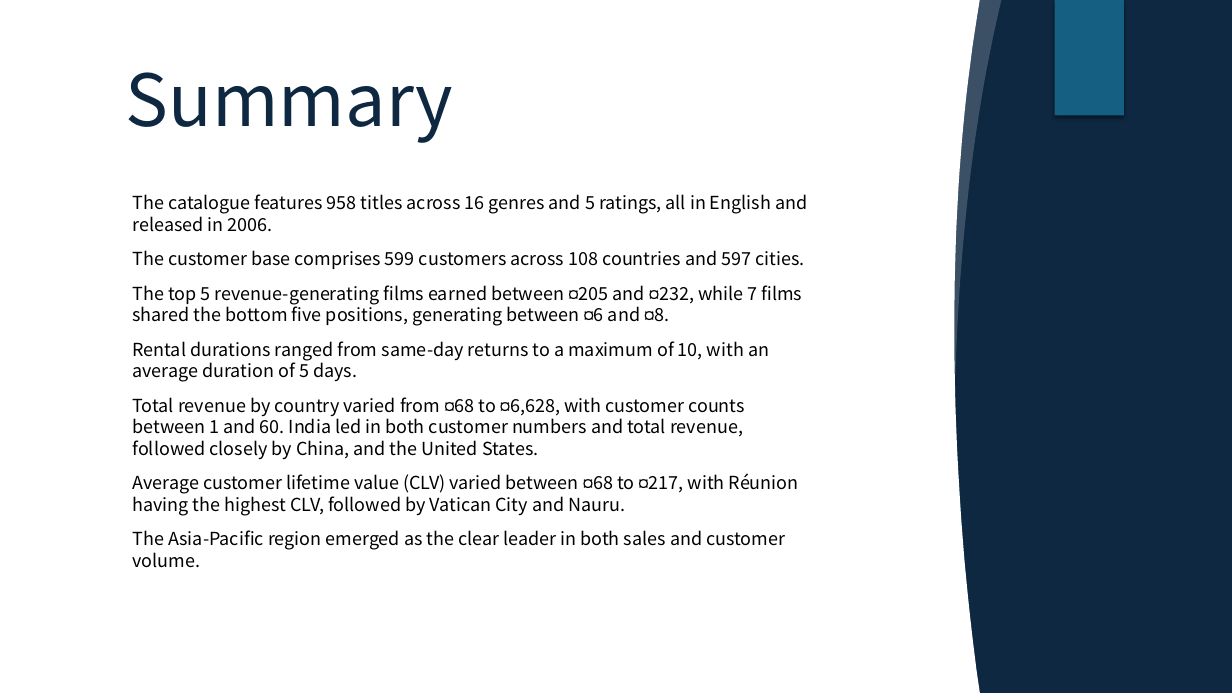
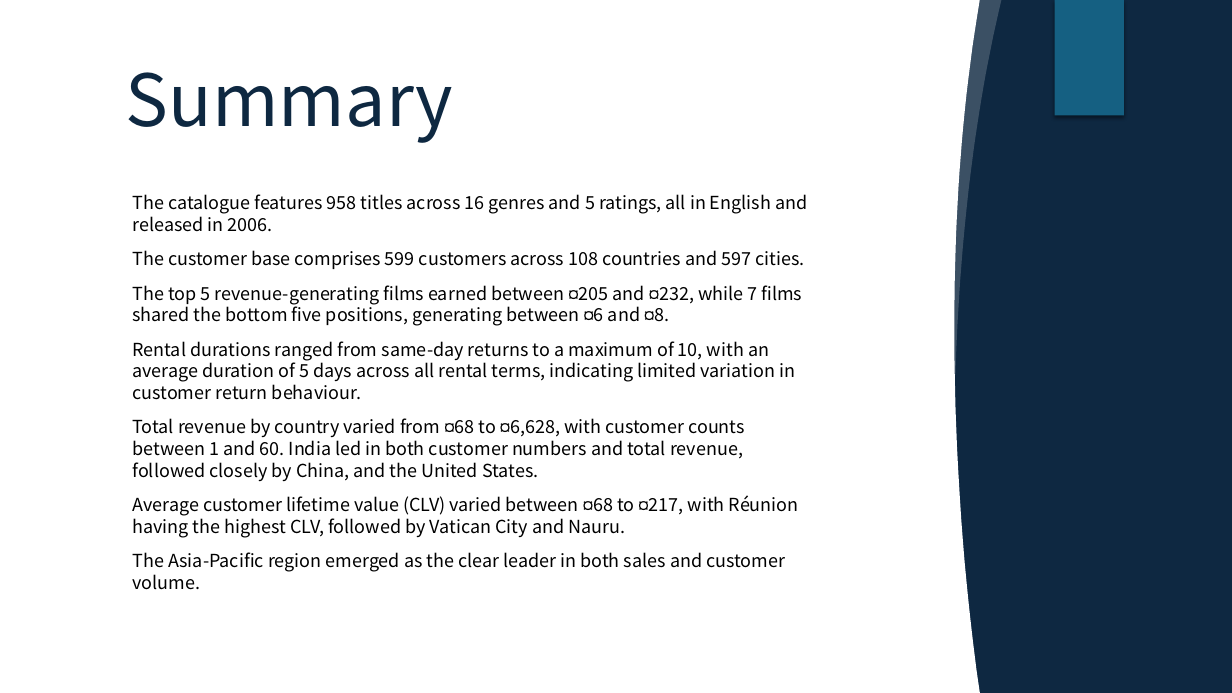
Before and after one commit to davidgriesel/03_streaming_service_database_queries, a slide deck: slide 11 of deliverables/presentation.pptx. Drawn at 1232x693 pixels with LibreOffice and Linux fonts; fonts in the diff are those of the drawing; grey boxes stand for pictures; background and template pictures are left out. Boxes give left, top, right and bottom in pixels: in the first picture for what was removed or moved away, otherwise in the second. Text is boxed around its words. In the diff, an @@ line names an element or a change of style, - is before the commit and + after.

```diff
--- a/deliverables/presentation.pptx
+++ b/deliverables/presentation.pptx
@@ text at <box>132,341,795,400</box>: text changed @@
-Rental durations ranged from same-day returns to a maximum of 10, with an average duration of 5 days.
+Rental durations ranged from same-day returns to a maximum of 10, with an average duration of 5 days across all rental terms, indicating limited variation in customer return behaviour.
```
Also in this commit, not shown: 1 other slide changed, 26 other files.
